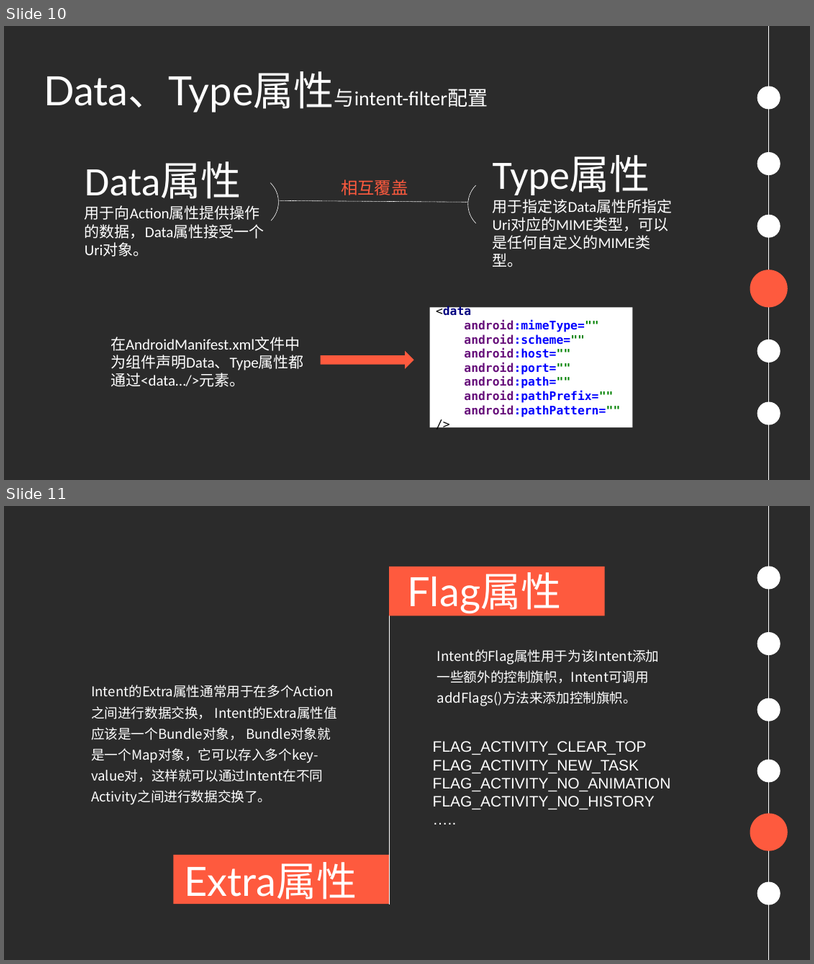
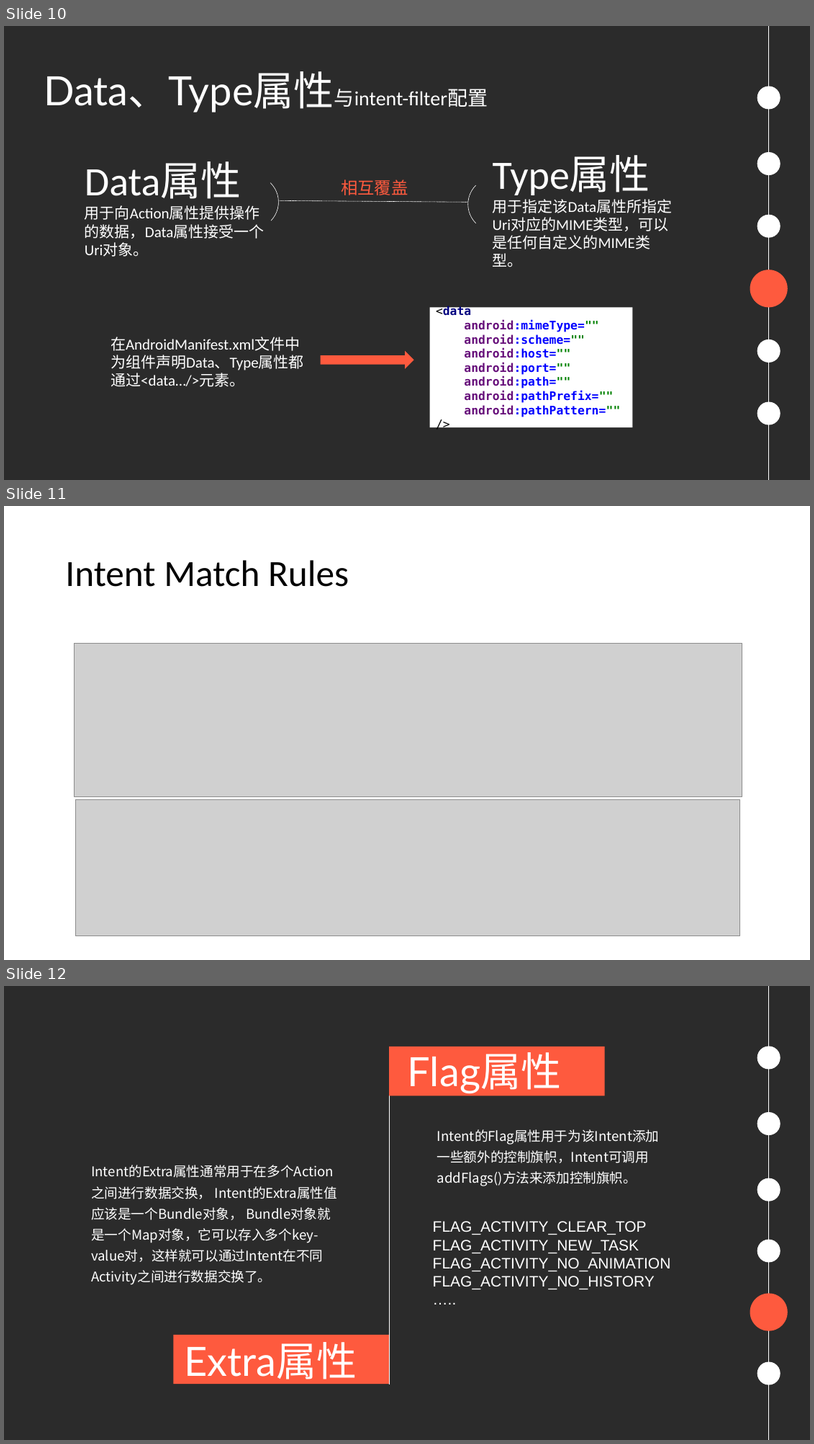
Before and after one commit to djuanbei/18Android1, a slide deck: ppt/ch5.pptx. Shown one above the other, each under a label of ours: slides 10 and 11 before the commit, slides 10, 11 and 12 after it. The pictures are 814x964 and 814x1444 pixels, drawn with LibreOffice and Linux fonts; fonts in the diff are those of the drawing; grey boxes stand for pictures; background and template pictures are left out; a plain dark background stands for a picture behind light text. Boxes give left, top, right and bottom in pixels: in the first picture for what was removed or moved away, otherwise in the second. Text is boxed around its words. In the diff, an @@ line names an element or a change of style, - is before the commit and + after.

Commit message:
add more material

```diff
--- a/ppt/ch5.pptx
+++ b/ppt/ch5.pptx
@@ slide 11 added at (4, 506, 810, 960), background picture (left out) @@
@@ title added at (65, 560, 349, 587), 44 pt, text #000000 @@
+Intent Match Rules
@@ picture added at (74, 643, 743, 796) @@
@@ picture added at (75, 800, 741, 936) @@
@@ what was slide 11 is now slide 12 @@
```
